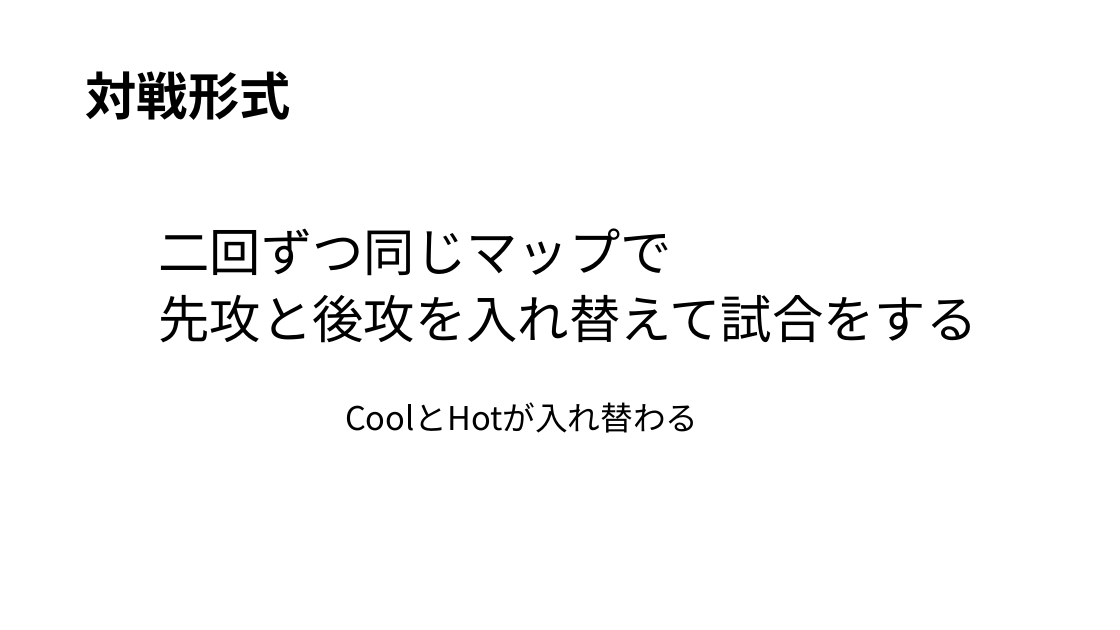
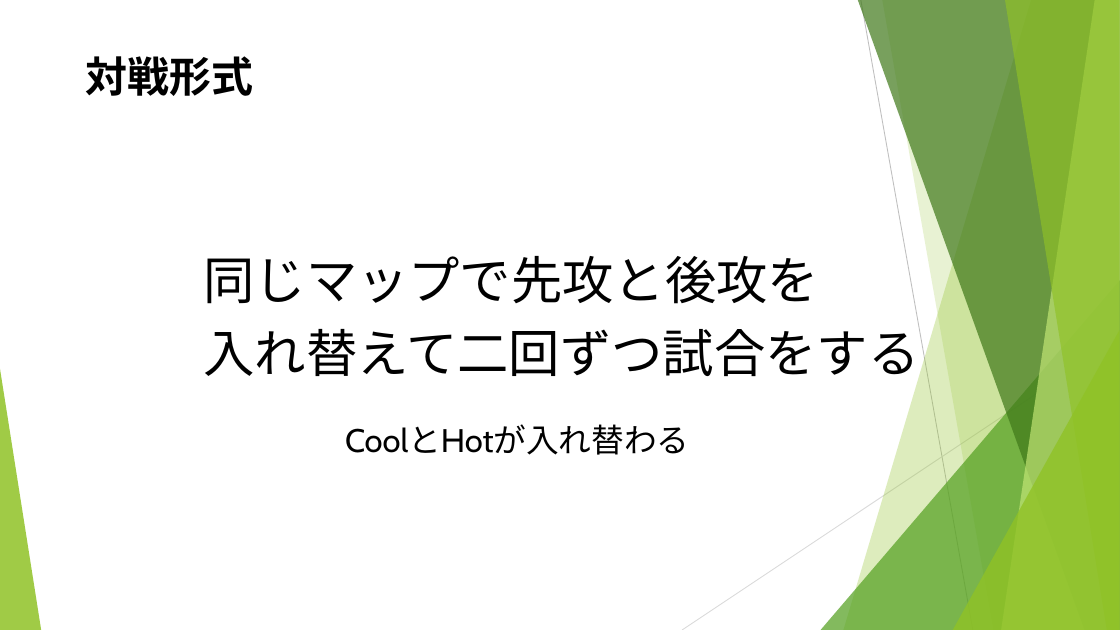
Before and after one commit to noko1024/ChaserDoc, a slide deck: slide 16 of New_U-16.pptx (slide 15 before the commit). Drawn at 1120x630 pixels with LibreOffice and Linux fonts; fonts in the diff are those of the drawing. Boxes give left, top, right and bottom in pixels: in the first picture for what was removed or moved away, otherwise in the second. Text is boxed around its words. In the diff, an @@ line names an element or a change of style, - is before the commit and + after.

Commit message:
内容の変更
細かな表現を変更し、画像を旭川サーバーのものに差し替えました。

```diff
--- a/New_U-16.pptx
+++ b/New_U-16.pptx
@@ title "対戦形式" at [85, 56, 253, 96]: size 44 to 36 pt, font Noto Sans CJK JP to Cabin; line spacing 0.9 to 1; vertical alignment middle to top @@
@@ text at [203, 256, 919, 385]: text changed; font Noto Sans CJK JP to Cabin @@
-二回ずつ同じマップで
-先攻と後攻を入れ替えて試合をする
+同じマップで先攻と後攻を
+入れ替えて二回ずつ試合をする
@@ group added at [0, 0, 1120, 630]: 5 freeform shapes, 3 triangles, 2 lines @@
@@ text "CoolとHotが入れ替わる": place and size @@
-text "CoolとHotが入れ替わる" at [345, 402, 698, 433]
+text "CoolとHotが入れ替わる" at [345, 425, 689, 455]
@@ text "CoolとHotが入れ替わる" at [345, 425, 689, 455]: font Noto Sans CJK JP to Cabin @@
```
Also in this commit, not shown: 18 other slides changed, 3 slides added, 1 slide removed.
